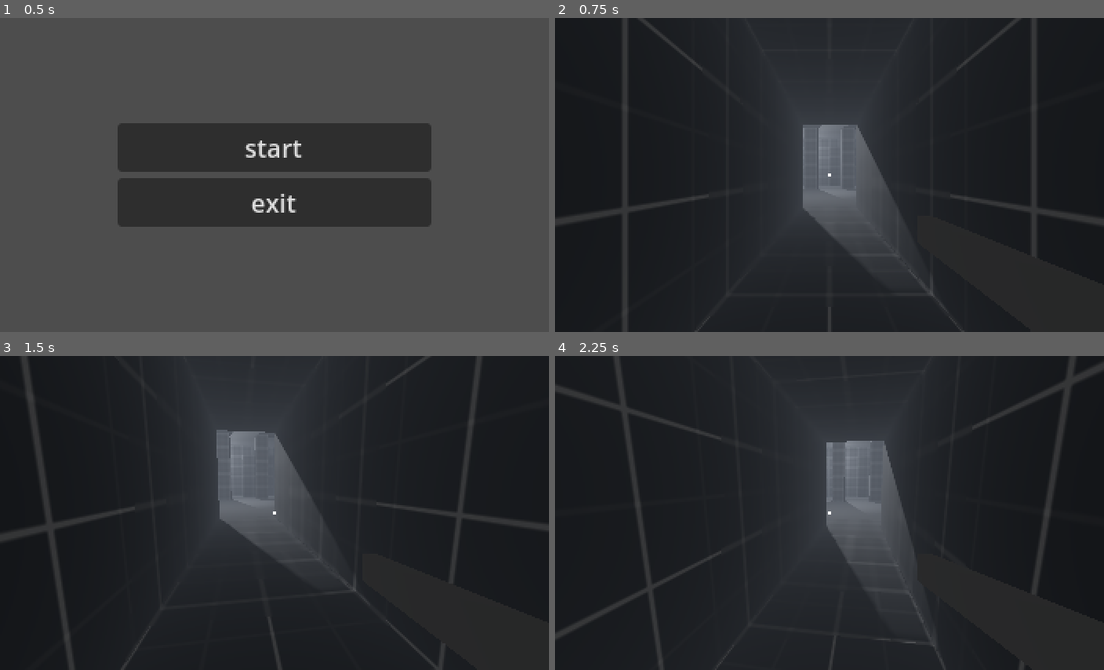
Above: before the commit, frames 1-4 (two rows, left to right).
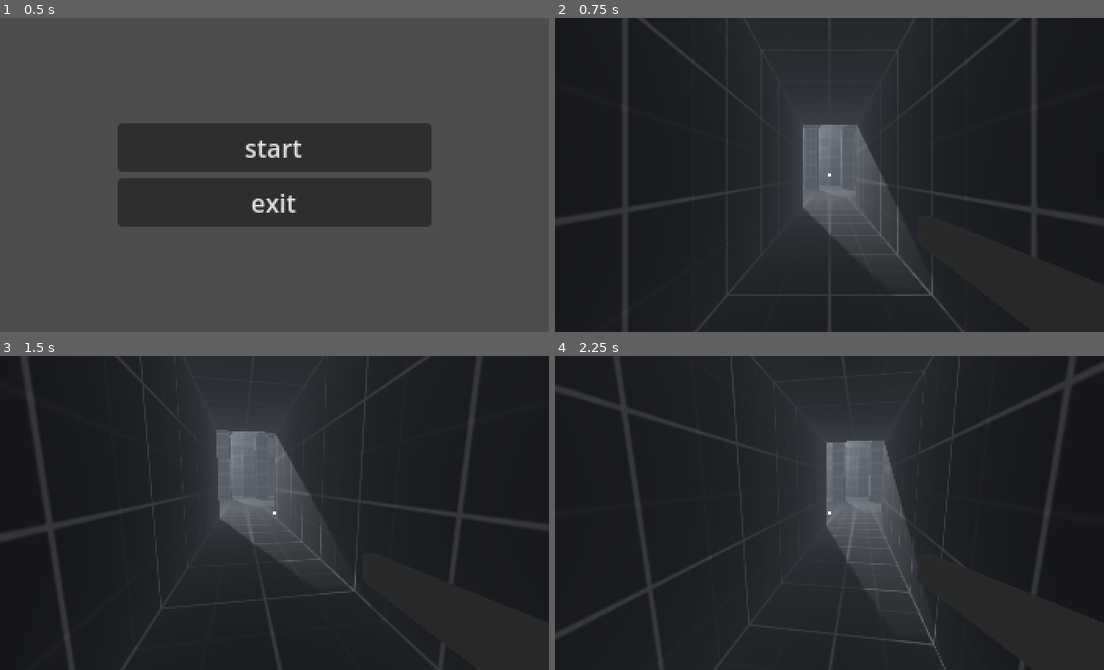
Above: after the commit, the same moments.

Repository: xorqu/murk38
Game: Godot game, scene res://ui/scenens/main_menu.tscn
Two runs of this game, one before a commit and one after it. Both use one fixed random seed, a clock stepped at 60 frames per second and the inputs below.
Inputs (mouse positions are in pixels of both pictures, inside the frame that each line leads up to):
- Up to frame 1 (0.5 s): no input
- Up to frame 2 (0.75 s): click "start" at 0.5 s
- Up to frame 3 (1.5 s): tap Enter at 1.25 s; move the mouse to (301, 513) at 1.27 s; tap A (a) at 1.35 s
- Up to frame 4 (2.25 s): tap D (d) at 1.55, 2.1 s; tap Space (space) at 2 s; move the mouse to (802, 513) at 2.02 s

Frame 1 is identical in both runs. In frame 2, 0.1% of the frame differs, in the area x 59-71%, y 52-93%; in frame 3, less than 0.1%; in frame 4, 0.1%.

Commit message:
texture filtering fix

Diff:
--- a/levels/test_level/scenes/test_level.tscn
+++ b/levels/test_level/scenes/test_level.tscn
@@ -1,24 +1,29 @@
-[gd_scene load_steps=6 format=3 uid="uid://b0rsg0ishgji6"]
+[gd_scene load_steps=7 format=3 uid="uid://cy777pxcsg16v"]
 
+[ext_resource type="Script" path="res://levels/test_level/scripts/test_level.gd" id="1_tc2ek"]
 [ext_resource type="PackedScene" uid="uid://dffgt2qm2t6q8" path="res://player/player.tscn" id="1_xjeiw"]
-[ext_resource type="ArrayMesh" uid="uid://b04yfmadv07gi" path="res://levels/test_level/models/test_level.obj" id="2_kkv2b"]
+[ext_resource type="ArrayMesh" uid="uid://bjc3rsb20qfo" path="res://levels/test_level/models/test_level_base.obj" id="2_aaqrq"]
 [ext_resource type="PackedScene" uid="uid://b6koqkg01fcqt" path="res://mobs/test_enemy/test_enemy.tscn" id="4_ib0m2"]
 
-[sub_resource type="ConcavePolygonShape3D" id="ConcavePolygonShape3D_ts4ts"]
+[sub_resource type="ConcavePolygonShape3D" id="ConcavePolygonShape3D_3spd7"]
 data = PackedVector3Array(-2.56, -1.28, 3.84, -2.56, -1.28, -19.2, -2.56, 0, 3.84, -2.56, 0, 3.84, -2.56, -1.28, -19.2, …(20984 unchanged characters)…
 
 [sub_resource type="Environment" id="Environment_cvdkh"]
 fog_enabled = true
 
 [node name="Test_level" type="Node3D"]
+script = ExtResource("1_tc2ek")
 
-[node name="TestLevel" type="MeshInstance3D" parent="."]
-mesh = ExtResource("2_kkv2b")
+[node name="Geometry" type="Node" parent="."]
 
-[node name="StaticBody3D" type="StaticBody3D" parent="TestLevel"]
+[node name="TestLevelBase" type="MeshInstance3D" parent="Geometry"]
+mesh = ExtResource("2_aaqrq")
+skeleton = NodePath("../..")
 
-[node name="CollisionShape3D" type="CollisionShape3D" parent="TestLevel/StaticBody3D"]
-shape = SubResource("ConcavePolygonShape3D_ts4ts")
+[node name="StaticBody3D" type="StaticBody3D" parent="Geometry/TestLevelBase"]
+
+[node name="CollisionShape3D" type="CollisionShape3D" parent="Geometry/TestLevelBase/StaticBody3D"]
+shape = SubResource("ConcavePolygonShape3D_3spd7")
 
 [node name="Player" parent="." instance=ExtResource("1_xjeiw")]
 
--- a/levels/test_level/scripts/test_level.gd
+++ b/levels/test_level/scripts/test_level.gd
@@ -3,8 +3,12 @@
 
 # Called when the node enters the scene tree for the first time.
 func _ready():
-	pass # Replace with function body.
-
+	var mesh_instances = $Geometry.get_children()
+	print(mesh_instances)
+	for mesh_instance in mesh_instances:
+		for index in mesh_instance.mesh.get_surface_count():
+			var material = mesh_instance.mesh.surface_get_material(index)
+			material.texture_filter = BaseMaterial3D.TEXTURE_FILTER_NEAREST_WITH_MIPMAPS_ANISOTROPIC
 
 # Called every frame. 'delta' is the elapsed time since the previous frame.
 func _process(delta):
--- a/project.godot
+++ b/project.godot
@@ -56,8 +56,6 @@
 
 [rendering]
 
-textures/default_filters/use_nearest_mipmap_filter=true
-textures/default_filters/anisotropic_filtering_level=0
 textures/decals/filter=0
 textures/light_projectors/filter=0
 textures/canvas_textures/default_texture_filter=0
--- /dev/null
+++ b/textures/test_level/test_texture.tres
@@ -0,0 +1,7 @@
+[gd_resource type="StandardMaterial3D" load_steps=2 format=3 uid="uid://c7mf6xp1xktc5"]
+
+[ext_resource type="Texture2D" uid="uid://cqwim1w07cbs8" path="res://textures/test_level/test_texture.png" id="1_vjh0g"]
+
+[resource]
+albedo_texture = ExtResource("1_vjh0g")
+texture_filter = 2
Not shown, removed: levels/test_level/models/test_level.obj.import
Renamed: levels/test_level/models/test_level.mtl -> levels/test_level/models/test_level_base.mtl
Not shown, changed: levels/test_level/models/test_level_base.obj
Not shown, added: levels/test_level/models/test_level_base.obj.import
Renamed: levels/test_level/test_level.map -> levels/test_level/test_level_base.map
